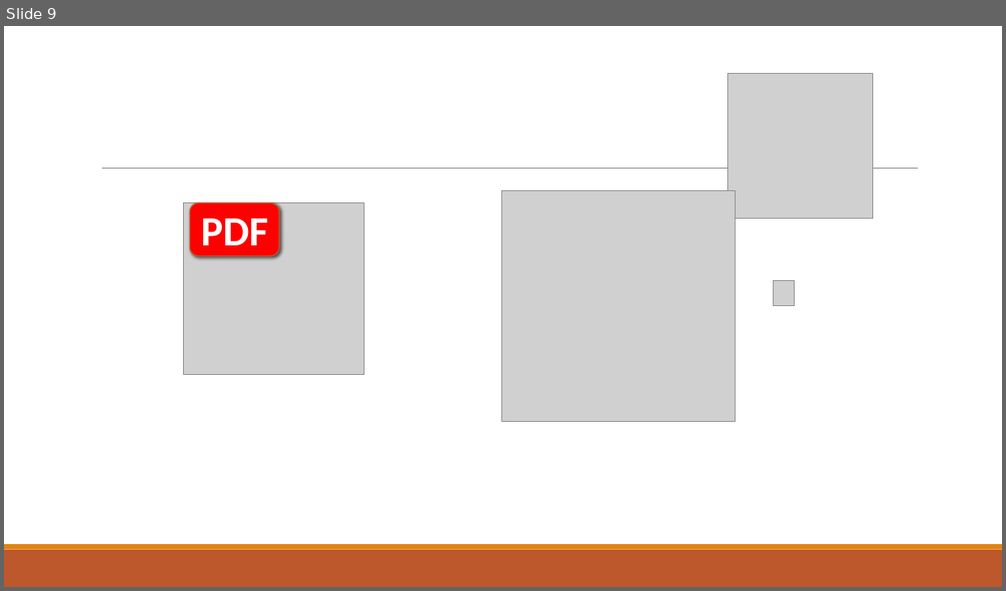
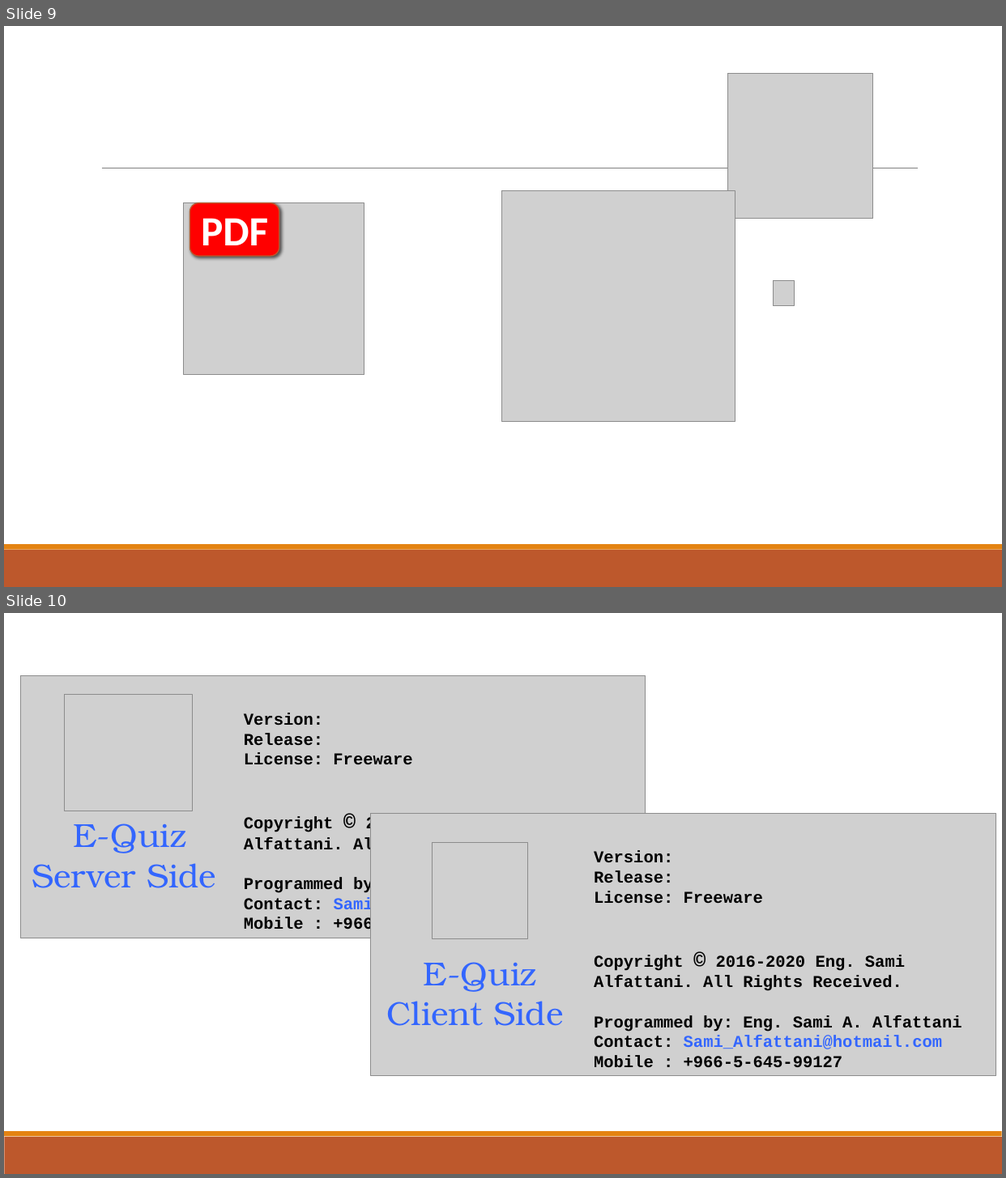
Before and after one commit to samialfattani/eQuiz, a slide deck: data/Design.pptx. Shown one above the other, each under a label of ours: slide 9 before the commit, slides 9 and 10 after it. The pictures are 1006x591 and 1006x1178 pixels, drawn with LibreOffice and Linux fonts; fonts in the diff are those of the drawing; grey boxes stand for pictures. Boxes give left, top, right and bottom in pixels: in the first picture for what was removed or moved away, otherwise in the second. Text is boxed around its words. In the diff, an @@ line names an element or a change of style, - is before the commit and + after.

```diff
--- a/data/Design.pptx
+++ b/data/Design.pptx
@@ slide 10 added at bbox=[4, 613, 1002, 1174], background #FFFFFF; not listed: 2 template elements that a slide beside it also shows @@
@@ group added at bbox=[20, 676, 646, 939]: 2 pictures, 2 texts @@
+E-Quiz
+Server Side
+Version:
+Release:
+License: Freeware
+Copyright © 2016-2020 Eng. Sami Alfattani. All Rights Received.
+Programmed by Eng. Sami A. Alfattani
+Contact: Sami_Alfattani@hotmail.com
+Mobile : +966-5-645-99127
@@ group added at bbox=[371, 814, 996, 1076]: 2 pictures, 2 texts @@
+E-Quiz
+Client Side
+Version:
+Release:
+License: Freeware
+Copyright © 2016-2020 Eng. Sami Alfattani. All Rights Received.
+Programmed by: Eng. Sami A. Alfattani
+Contact: Sami_Alfattani@hotmail.com
+Mobile : +966-5-645-99127
```
Also in this commit, not shown: 1 slide changed, 28 other files.
